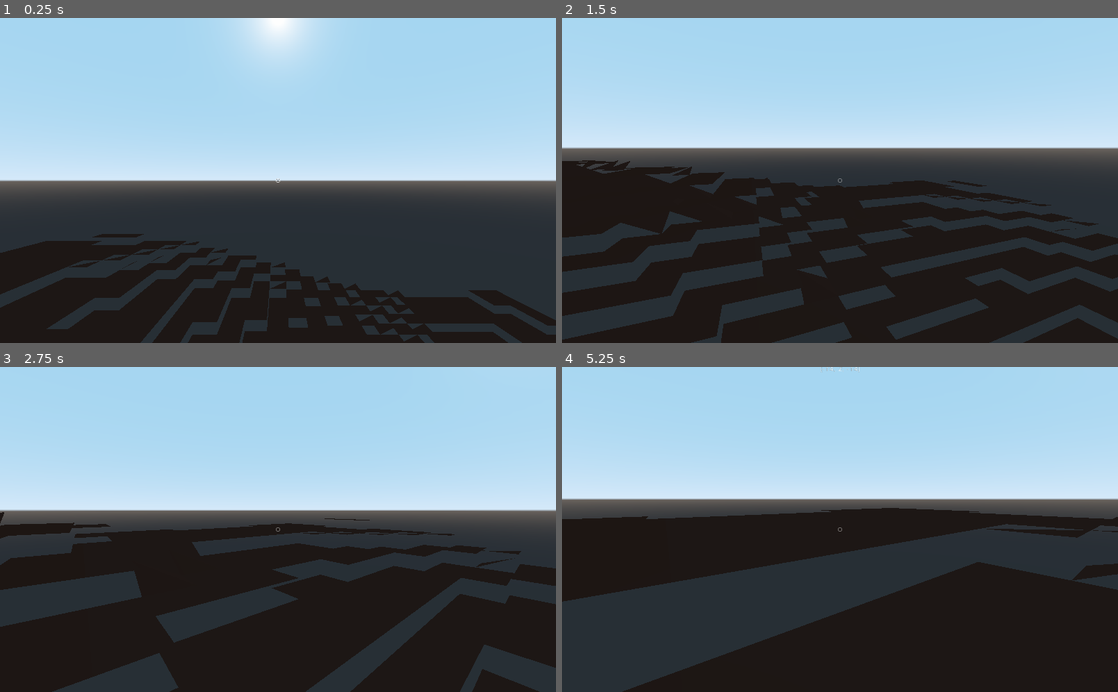
Above: before the commit, frames 1-4 (two rows, left to right).
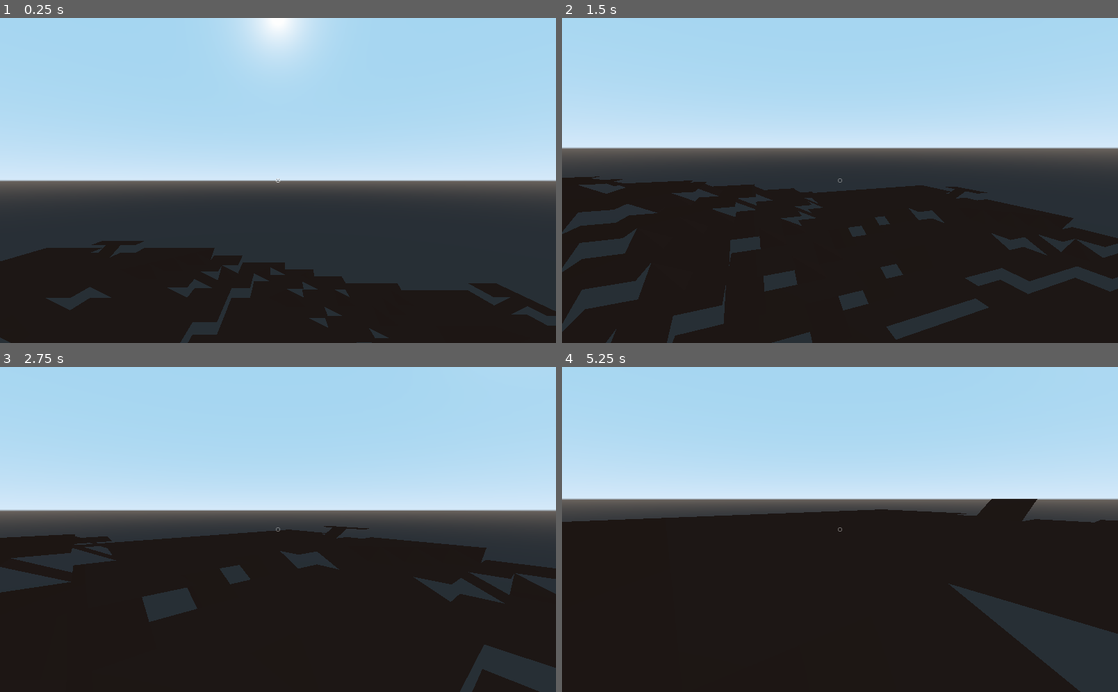
Above: after the commit, the same moments.

Repository: ihave13digits/AutomatonUprising
Game: Godot game, scene res://scene/Main.tscn
Same seed, same stepped clock (60 frames per second), same inputs: the game is played once before the commit and once after it.
Inputs (mouse positions are in pixels of both pictures, inside the frame that each line leads up to):
- Up to frame 1 (0.25 s): no input
- Up to frame 2 (1.5 s): tap Enter at 0.5 s; move the mouse to (962, 164) at 0.52 s; hold D (move_right) 0.53-1.28 s; hold Right mouse button (create) 0.53-1.28 s; click (962, 164) at 0.67 s; tap Space (jump) at 0.77 s; move the mouse to (812, 180) at 1.27 s; hold W (move_forward) from 1.28 s (still down); click (812, 180) at 1.35 s
- Up to frame 3 (2.75 s): keep holding W (move_forward); tap Space (jump) at 1.52 s; move the mouse to (289, 523) at 2.02 s; hold Shift (jog) from 2.03 s (still down)
- Up to frame 4 (5.25 s): keep holding W (move_forward); move the mouse to (834, 536) at 2.77 s; release Shift (jog) at 2.78 s; tap Ctrl (run) at 2.85 s; tap Space (jump) at 3.02, 3.77, 4.52 s; move the mouse to (878, 532) at 3.52 s; hold Right mouse button (create) 3.53-4.28 s; move the mouse to (795, 526) at 4.27 s; click (795, 526) at 4.35 s; move the mouse to (845, 529) at 5.02 s; hold Shift (jog) from 5.03 s (still down)

The runs differ from the first frame. In frame 1, 7.6% of the frame differs, in the area x 0-100%, y 66-100%; in frame 2, 17%; in frame 3, 16%; in frame 4, 24%, in the area x 0-100%, y 0-100%.

Commit message:
updated core

Diff:
--- a/data/Data.gd
+++ b/data/Data.gd
@@ -849,7 +849,7 @@
 			"chunk_size" : 4,
 			"tile_size" : 2,
 
-			"max_height" : 16.0,
+			"max_height" : 12.0,
 			"gravity" : 0.25#0.8,
 			},
 
--- a/scene/Main.gd
+++ b/scene/Main.gd
@@ -14,6 +14,7 @@
 	for x in range(-Data.physics['world_size'], Data.physics['world_size']):
 		for z in range(-Data.physics['world_size'], Data.physics['world_size']):
 			world.generate_chunk(x, z)
+#	world.generate_tile(0, 0)
 
 func _update_cursor():
 	if player.cursor.get_collider() != null:
--- a/scene/World.gd
+++ b/scene/World.gd
@@ -12,20 +12,71 @@
 var data = {}
 
 var mask = {
+		#          [ w,sw, s,se, e,ne, n,nw ]
 		'tilecave' : {
-			'0' : [ 0,-1,-1,-1, 0, 0, 0, 0 ],
+			'00' : [-1, 0, 0, 0, 0, 0,-1,-2 ],
+			'01' : [-1, 0, 0, 0, 0, 0,-1,-1 ],
+			'02' : [-1, 0, 0, 1, 0, 0,-1,-1 ],
+			'03' : [-1, 0, 1, 1, 0, 0,-1,-1 ],
+			'04' : [-1, 0, 0, 1, 1, 0,-1,-1 ],
+			'05' : [-1, 0, 1, 1, 1, 0,-1,-1 ],
+			'06' : [-1, 0, 1, 2, 1, 0,-1,-1 ],
+			'07' : [-1, 1, 1, 2, 1, 0,-1,-1 ],
+			'08' : [-1, 0, 1, 2, 1, 1,-1,-1 ],
+			'09' : [-1, 1, 1, 2, 1, 0,-1,-1 ],
 			},
 		'tileflat' : {
-			'0' : [ 0, 0, 0, 0, 0, 0, 0, 0 ],
+			'00' : [ 0, 0, 0, 0, 0, 0, 0, 0 ],
 			},
 		'tileside' : {
-			'0' : [ 0, 0, 0,-1, 0, 0, 0, 1 ],
+			'00' : [ 0, 1, 2, 1, 0, 0, 0, 0 ],
+			'01' : [ 0, 1, 2, 1, 0, 0,-1, 0 ],
+			'02' : [ 0, 1, 2, 1, 0,-1,-1, 0 ],
+			'03' : [ 0, 1, 2, 1, 0, 0,-1,-1 ],
+			'04' : [ 0, 1, 2, 1, 0,-1,-1,-1 ],
+
+			'05' : [ 0, 1, 1, 1, 0, 0, 0, 0 ],
+			'06' : [ 0, 1, 1, 1, 0, 0,-1, 0 ],
+			'07' : [ 0, 1, 1, 1, 0,-1,-1, 0 ],
+			'08' : [ 0, 1, 1, 1, 0, 0,-1,-1 ],
+			'09' : [ 0, 1, 1, 1, 0,-1,-1,-1 ],
+
+			'10' : [ 0, 1, 1, 1, 0, 0,-2, 0 ],
+			'11' : [ 0, 1, 1, 1, 0,-1,-2, 0 ],
+			'12' : [ 0, 1, 1, 1, 0, 0,-2,-1 ],
+			'13' : [ 0, 1, 1, 1, 0,-1,-2,-1 ],
+
+			'14' : [ 1, 1, 1, 1, 0, 0, 0, 0 ],
+			'15' : [ 0, 1, 1, 1, 1, 0, 0, 0 ],
 			},
 		'tilevert' : {
-			'0' : [ 0,-1,-1,-1, 0, 1, 1, 1 ],
+			'00' : [-1, 0, 1, 1, 1, 0,-1,-1 ],
+			'01' : [-1, 0, 1, 2, 1, 0,-1,-1 ],
+			'02' : [-1, 1, 1, 2, 1, 0,-1,-1 ],
+			'03' : [-1, 0, 1, 2, 1, 1,-1,-1 ],
+			'04' : [-1, 1, 1, 2, 1, 1,-1,-1 ],
 			},
 		'tilevex' : {
-			'0' : [ 0, 0, 0, 0, 0, 1, 1, 1 ],
+			'00' : [ 0, 0, 1, 2, 1, 0, 0, 0 ],
+			'01' : [ 0, 0, 1, 2, 1, 0, 0, 0 ],
+			'02' : [ 0, 0, 1, 2, 1, 0, 0, 1 ],
+			'03' : [ 0, 0, 1, 2, 1, 0,-1,-1 ],
+			'04' : [-1, 0, 1, 2, 1, 0, 0,-1 ],
+			'05' : [-1, 0, 1, 2, 1, 0,-1,-1 ],
+			'06' : [-1, 0, 1, 2, 1, 0,-1,-2 ],
+			'07' : [-1,-1, 1, 2, 1, 0,-1,-1 ],
+			'08' : [-1, 0, 1, 2, 1,-1,-1,-1 ],
+			'09' : [-1,-1, 1, 2, 1,-1,-1,-1 ],
+
+			'10' : [ 0, 0, 1, 1, 1, 0, 0, 0 ],
+			'11' : [ 0, 0, 1, 1, 1, 0, 0, 1 ],
+			'12' : [ 0, 0, 1, 1, 1, 0,-1,-1 ],
+			'13' : [-1, 0, 1, 1, 1, 0, 0,-1 ],
+			'14' : [-1, 0, 1, 1, 1, 0,-1,-1 ],
+			'15' : [-1, 0, 1, 1, 1, 0,-1,-2 ],
+			'16' : [-1,-1, 1, 1, 1, 0,-1,-1 ],
+			'17' : [-1, 0, 1, 1, 1,-1,-1,-1 ],
+			'18' : [-1,-1, 1, 1, 1,-1,-1,-1 ],
 			},
 	}
 
@@ -80,19 +131,16 @@
 				var to_check = rotate_mask(mask[t][c], i)
 				if nbrs == to_check:
 					tile = t
-					rot.y = i * 90
+					rot.y = (i * 90) + 90
 
 	spawn(tile, Vector3(x*tile_size, Y, z*tile_size), rot)
 
 func rotate_mask(nbrs, rot):
 	var new_nbrs = nbrs.duplicate()
 
-	for _i in range(rot):
+	for _i in range(rot*2):
 		new_nbrs.append(new_nbrs[0])
-		new_nbrs.append(new_nbrs[1])
 		new_nbrs.remove(0)
-		new_nbrs.remove(0)
-	print('%s %s %s %s %s %s %s %s' % new_nbrs)
 	return '%s %s %s %s %s %s %s %s' % new_nbrs
 
 func get_neighbors(x, z):
@@ -115,7 +163,8 @@
 	if !se: se=0; else: se-=Y
 	if !sw: sw=0; else: sw-=Y
 
-	return "%s %s %s %s %s %s %s %s" % [nw,n,ne,e,se,s,sw,w]
+	#return "%s %s %s %s %s %s %s %s" % [nw,n,ne,e,se,s,sw,w]
+	return "%s %s %s %s %s %s %s %s" % [w,sw,s,se,e,ne,n,nw]
 
 func get_height(x, z):
 	if '%s-%s' % [x, z] in data:
